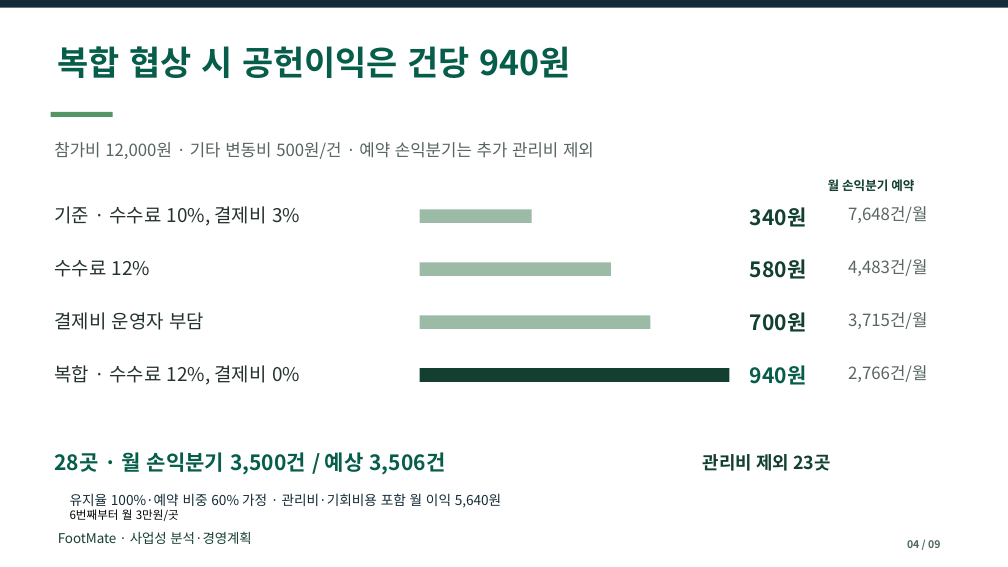
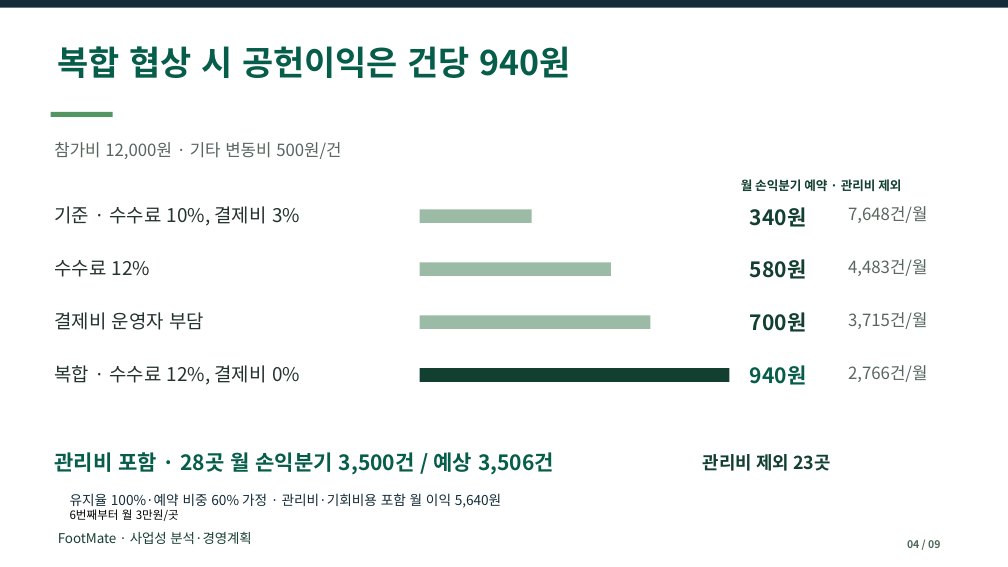
Before and after one commit to dohyunkimmm/footmate-case-study, a slide deck: slide 4 of src/case-study/downloads/footmate_report.pptx. Drawn at 1008x567 pixels with LibreOffice and Linux fonts; fonts in the diff are those of the drawing. Boxes give left, top, right and bottom in pixels: in the first picture for what was removed or moved away, otherwise in the second. Text is boxed around its words. In the diff, an @@ line names an element or a change of style, - is before the commit and + after.

```diff
--- a/src/case-study/downloads/footmate_report.pptx
+++ b/src/case-study/downloads/footmate_report.pptx
@@ text at <box>54,142,341,159</box>: text changed @@
-참가비 12,000원 · 기타 변동비 500원/건 · 예약 손익분기는 추가 관리비 제외
+참가비 12,000원 · 기타 변동비 500원/건
@@ text at <box>741,179,901,191</box>: text changed @@
-월 손익분기 예약
+월 손익분기 예약 · 관리비 제외
@@ text at <box>54,449,554,475</box>: text changed @@
-28곳 · 월 손익분기 3,500건 / 예상 3,506건
+관리비 포함 · 28곳 월 손익분기 3,500건 / 예상 3,506건
```
Also in this commit, not shown: 1 other slide changed, 16 other files.
